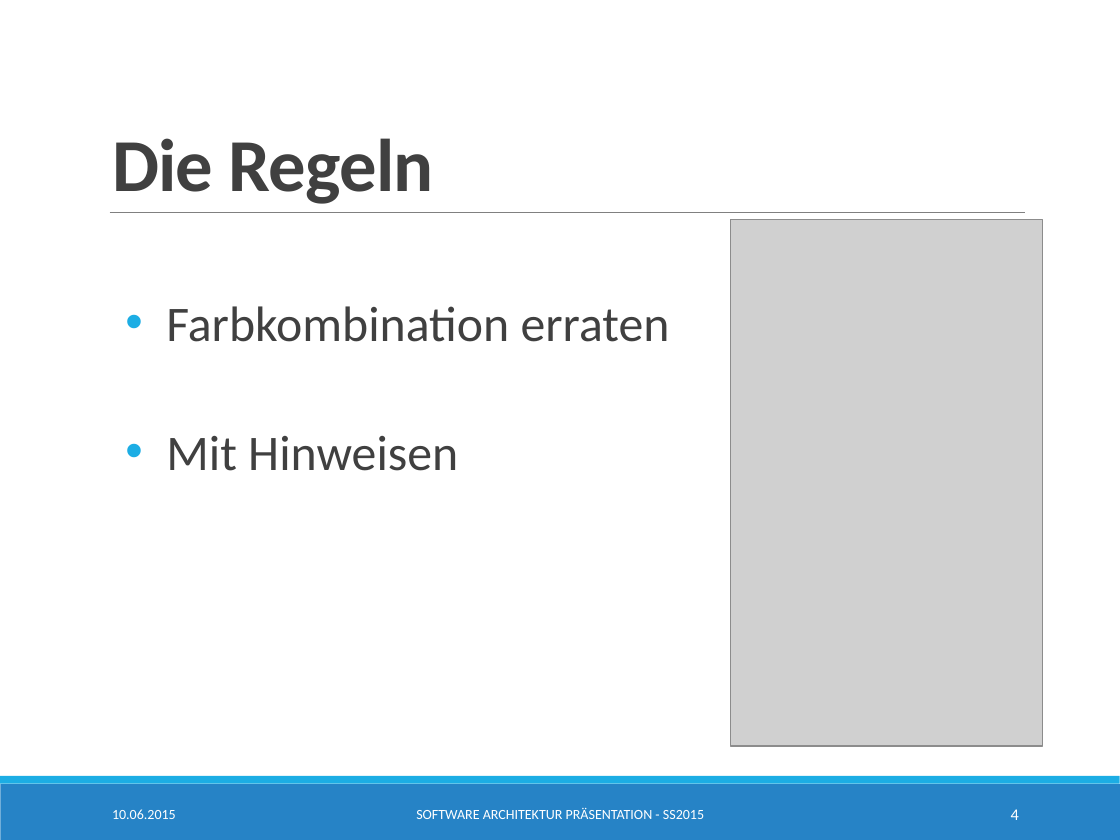
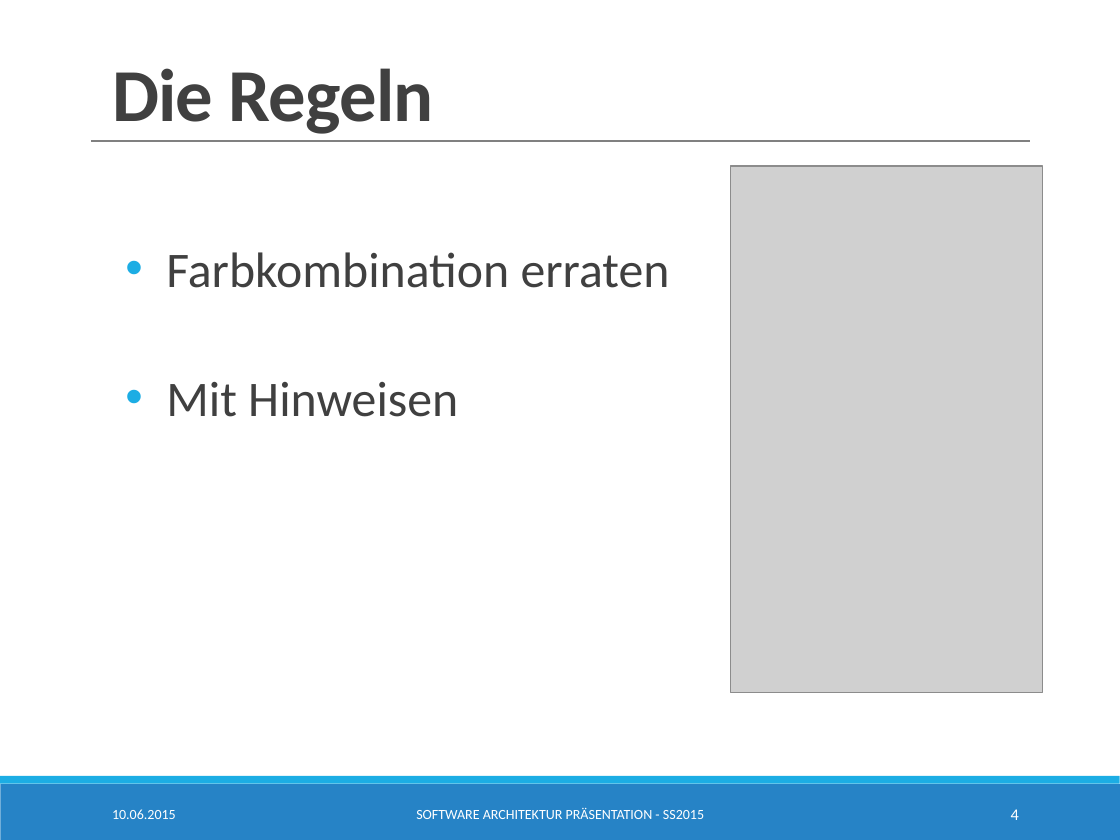
Before and after one commit to SimonBraun/de.htwg.se.mastermind, a slide deck: slide 4 of de.htwg.se.mastermind/Presentation.pptx. Drawn at 1120x840 pixels with LibreOffice and Linux fonts; fonts in the diff are those of the drawing; grey boxes stand for pictures. Boxes give left, top, right and bottom in pixels: in the first picture for what was removed or moved away, otherwise in the second. Text is boxed around its words. In the diff, an @@ line names an element or a change of style, - is before the commit and + after.

```diff
--- a/de.htwg.se.mastermind/Presentation.pptx
+++ b/de.htwg.se.mastermind/Presentation.pptx
@@ title "Die Regeln" moved from (x1=112, y1=138, x2=434, y2=204) to (x1=112, y1=68, x2=434, y2=134) @@
@@ line moved from (110, 213) - (1025, 213) to (91, 141) - (1030, 141) @@
@@ line (91, 141) - (1030, 141): stroke #808080 0.5 pt to #808080 1 pt @@
@@ text "Farbkombination erraten" moved from (x1=166, y1=306, x2=670, y2=471) to (x1=166, y1=252, x2=670, y2=417) @@
@@ picture moved from (x1=730, y1=220, x2=1042, y2=746) to (x1=730, y1=166, x2=1042, y2=692) @@
@@ rectangle added at (x1=101, y1=184, x2=1044, y2=226), fill #FFFFFF, outline #FFFFFF 1.25 pt @@
```
Also in this commit, not shown: 8 other slides changed, 1 slide added.
